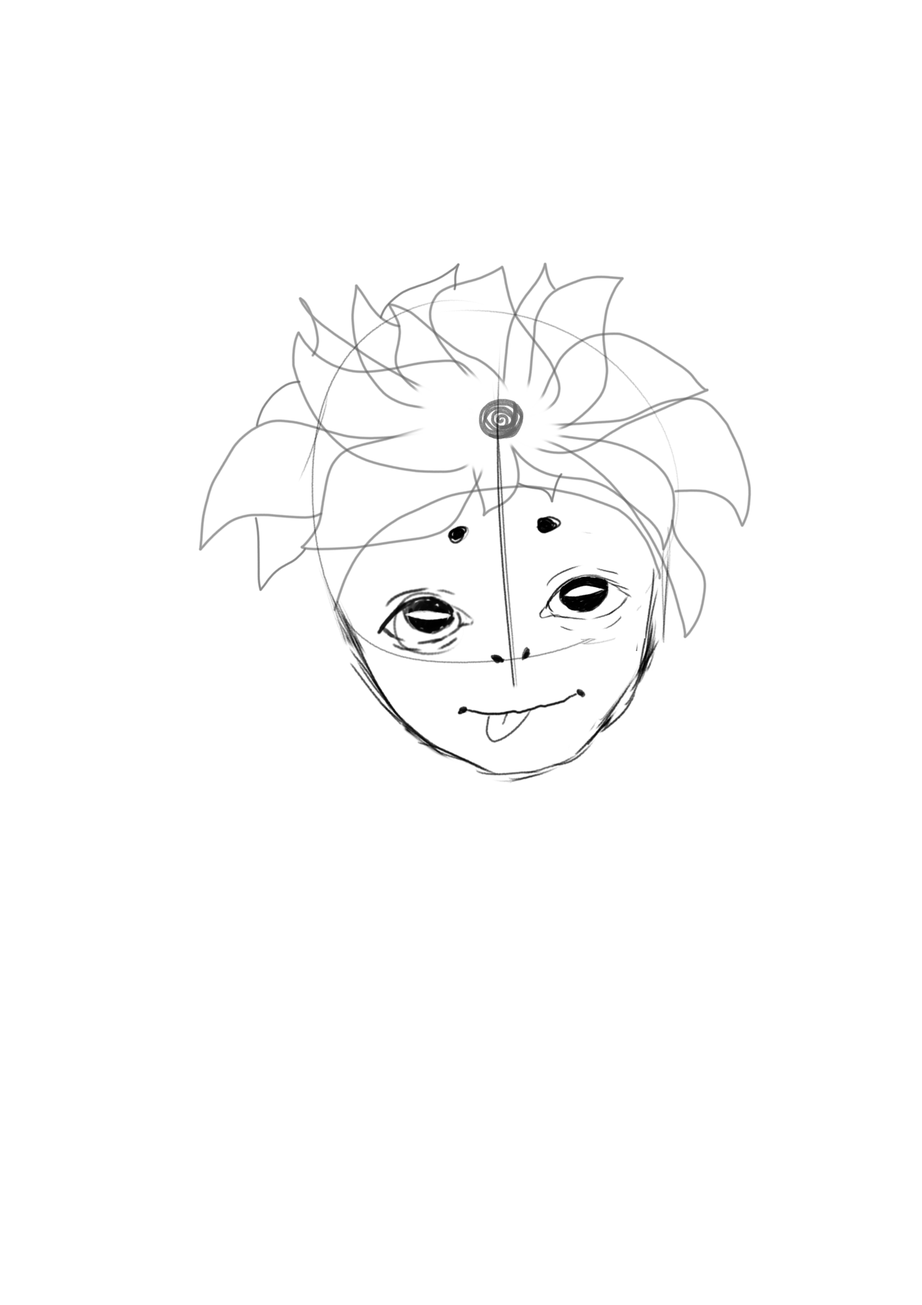
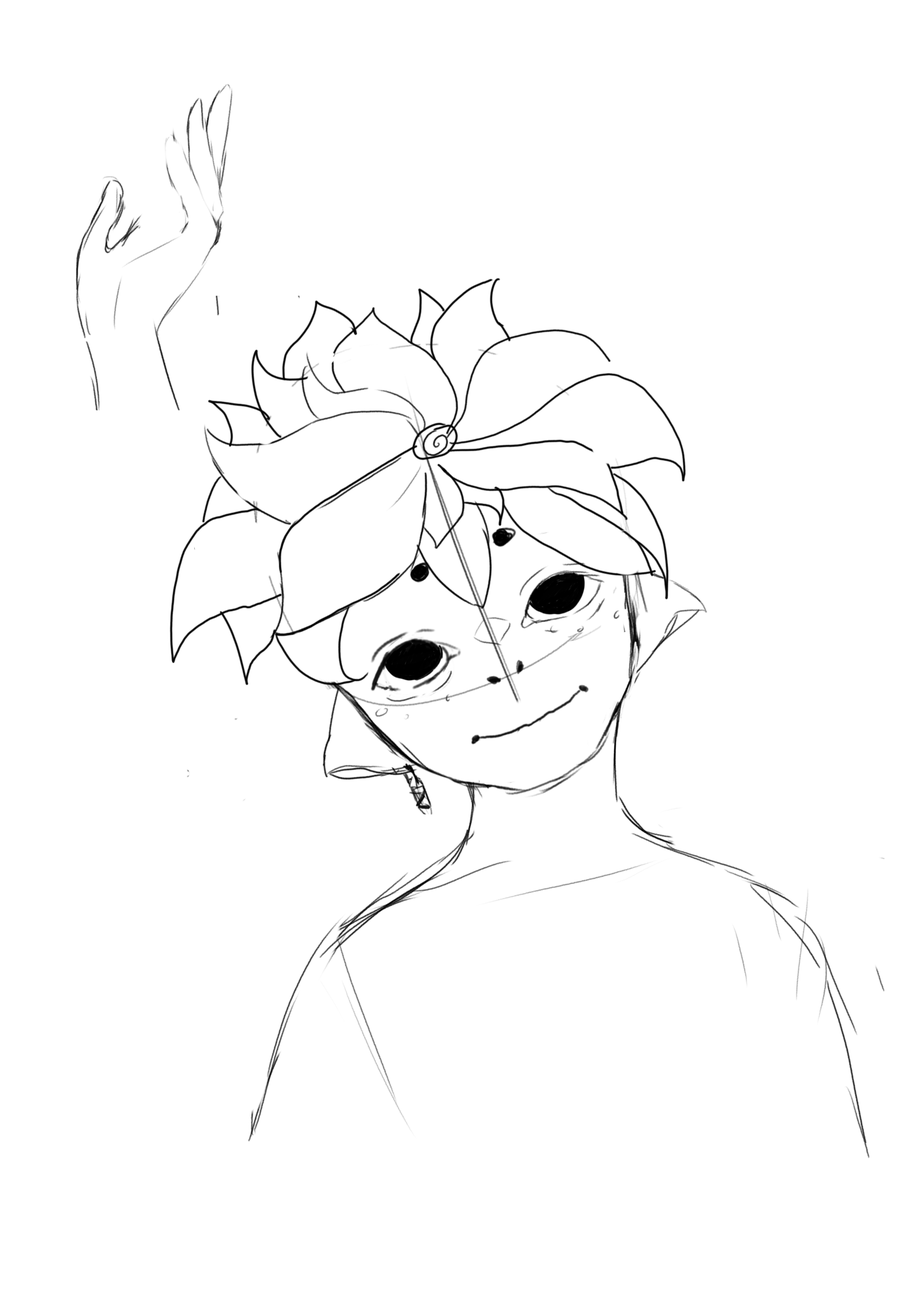
The second 922x1305 image is a revision of the first. Changes to its layers:
hid "Einar 1", painted on it over [190, 238, 752, 643]
painted on "Capa de pintura 1" over [75, 83, 886, 1159]
